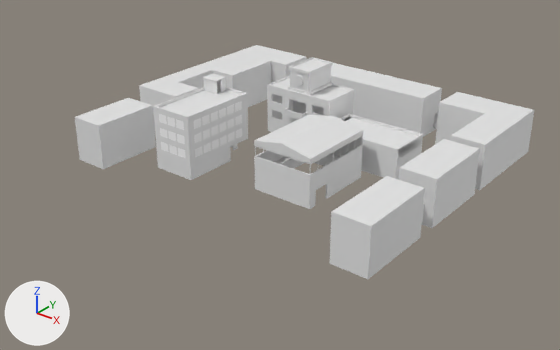
The FBX model Assets/+++Workdata/3D/Map - SubstancePainter.fbx as it was, and as the next commit left it.
One viewpoint serves both versions: a 50 mm lens placed at (163.6, -189.4, 112.3), pointed at (14.7, -3.3, -3.0). Arrows for +X, +Y and +Z are at lower left; the lights stay in place. The older version comes first. Where no turn or scale is listed for an object, it has been applied to the vertices. Vertices at exactly the same position are counted once.

Names of what the first picture shows: 'Mechanic', 'Office', 'Residential Buildings', 'Townhall', 'Warehouse' and 1 more.
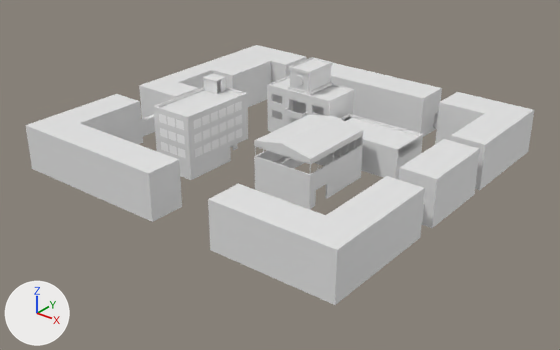
Pixel boxes [x1, y1, x2, y2] of what changed, in the pictures (560 x 350 px):
'Residential Buildings', reshaped (11% wider, 11% taller)
    before: [75, 45, 534, 279]
    after: [25, 45, 534, 305]
part 1 of me_cube_070, added
    after: [25, 94, 182, 222]
part 2 of me_cube_070, deleted
    before: [75, 98, 156, 169]
part 3 of me_cube_070, built on
    before: [330, 176, 425, 279]
    after: [208, 176, 425, 305]

Patch to the scene script:
```diff
--- a/Assets/+++Workdata/3D/Map - SubstancePainter.fbx.py
+++ b/Assets/+++Workdata/3D/Map - SubstancePainter.fbx.py
@@ me_cube_070 @@
 # used by ob_residential_buildings; location = (0.0, 0.0, 0.0)
-me_cube_070.from_pydata(...)  # 162 vertices, 300 faces; spans x -51.9..74.5, y -41.2..63.5, z -1.0..15.0
+me_cube_070.from_pydata(...)  # 194 vertices, 364 faces; spans x -51.9..74.5, y -56.2..63.5, z -1.0..15.0
+# me_cube_070 part 1: a new loose piece of 32 vertices spanning x -51.4..7.8, y -55.5..-16.4, z -1.0..15.0, in mat_residential_buildings_mtl (white #e7e7e7)
+# me_cube_070 part 2: the loose piece of 16 vertices spanning x -44.8..-32.2, y -40.6..-16.4, z -1.0..15.0 is deleted
+# me_cube_070 part 3
+# 8 vertices are removed from x 62.2..74.5, y -41.2..-40.7, z -1.0..15.0
+# 26 faces are deleted
+# 24 vertices are added at x 32.2..74.4, y -56.2..-43.6, z -1.0..15.0
+# 58 new faces join them
+# other edits to the shape of me_cube_070 do not show in these pictures
 me_cube_070.materials.append(mat_residential_buildings_mtl)
```
